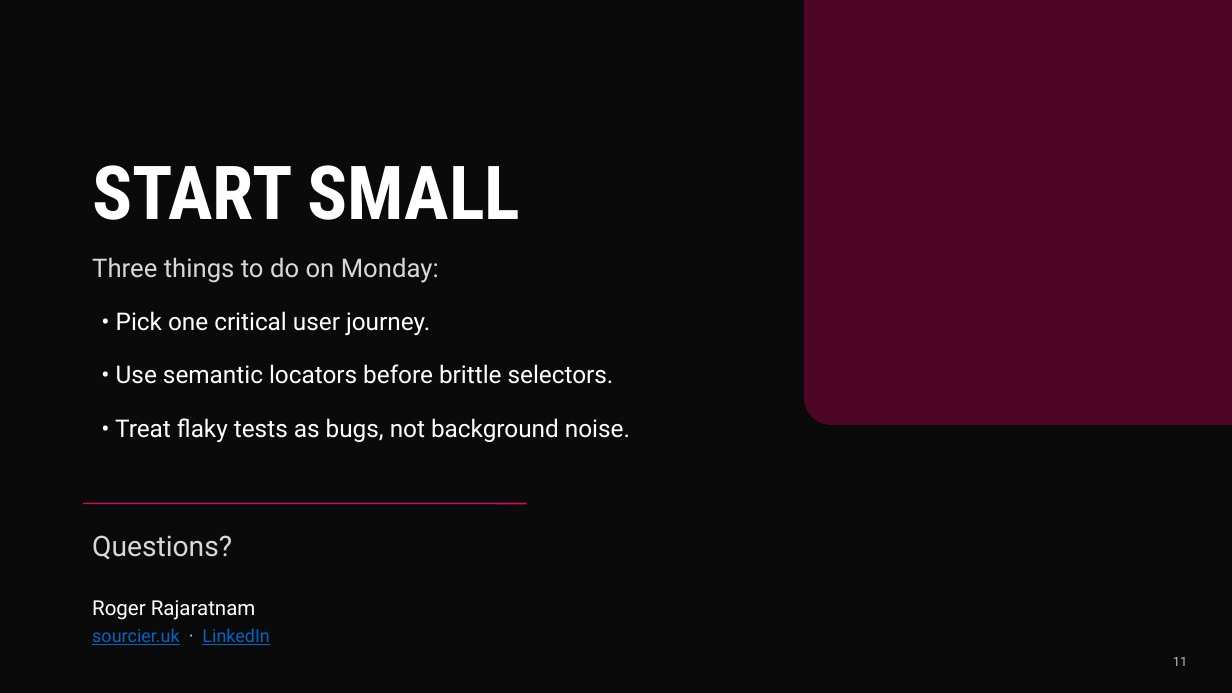
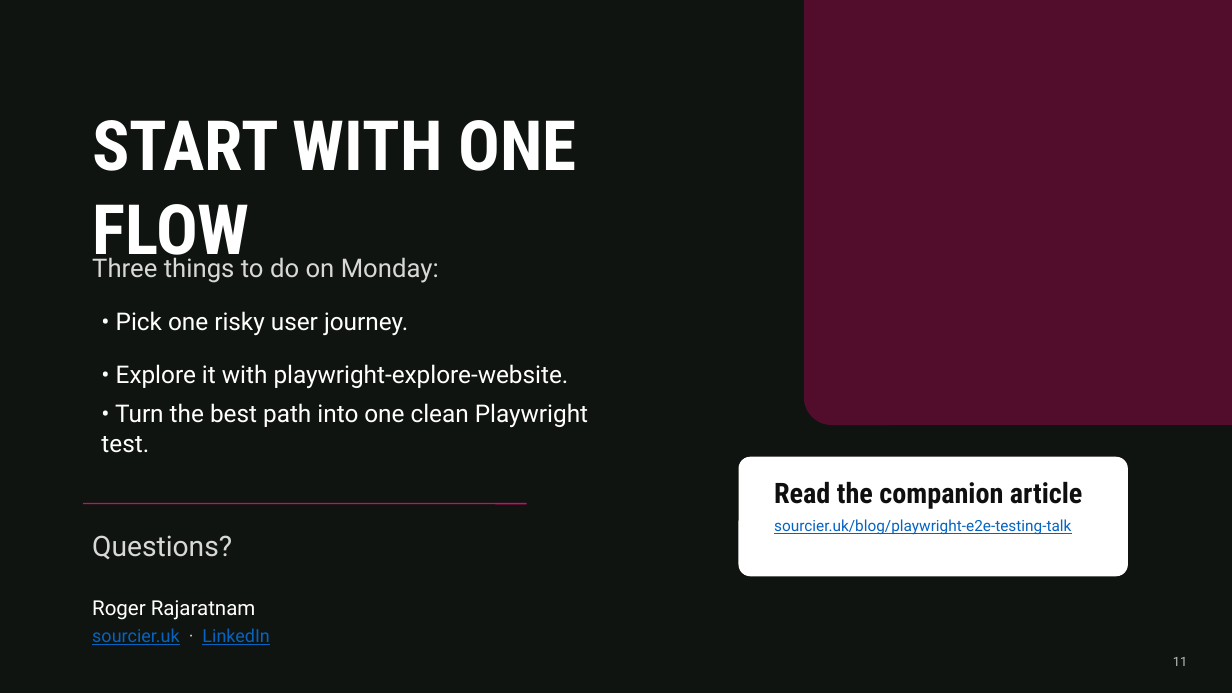
Before and after one commit to sourcier/web-sourcier.uk, a slide deck: slide 11 of public/talks/playwright-e2e-testing-talk.pptx. Drawn at 1232x693 pixels with LibreOffice and Linux fonts; fonts in the diff are those of the drawing. Boxes give left, top, right and bottom in pixels: in the first picture for what was removed or moved away, otherwise in the second. Text is boxed around its words. In the diff, an @@ line names an element or a change of style, - is before the commit and + after.

```diff
--- a/public/talks/playwright-e2e-testing-talk.pptx
+++ b/public/talks/playwright-e2e-testing-talk.pptx
@@ background #0A0A0A to #101410 @@
@@ text at bbox=[92, 120, 577, 270]: text changed; size 58 to 54 pt @@
-START SMALL
+START WITH ONE FLOW
@@ text at bbox=[116, 311, 408, 336]: text changed @@
-• Pick one critical user journey.
+• Pick one risky user journey.
@@ text at bbox=[116, 364, 569, 389]: text changed @@
-• Use semantic locators before brittle selectors.
+• Explore it with playwright-explore-website.
@@ text at bbox=[101, 403, 588, 453]: text changed @@
-• Treat flaky tests as bugs, not background noise.
+• Turn the best path into one clean Playwright test.
@@ rounded rectangle added at bbox=[739, 457, 1128, 576], fill #FFFFFF, outline #FFFFFF 1 pt @@
@@ text added at bbox=[774, 481, 1083, 509], 22 pt, text #0F0F0F, bold @@
+Read the companion article
@@ text added at bbox=[774, 519, 1071, 535], 12 pt, text #0563C1, underline @@
+sourcier.uk/blog/playwright-e2e-testing-talk
```
Also in this commit, not shown: 7 other slides changed, 3 slides added, 3 slides removed, 3 other files.
